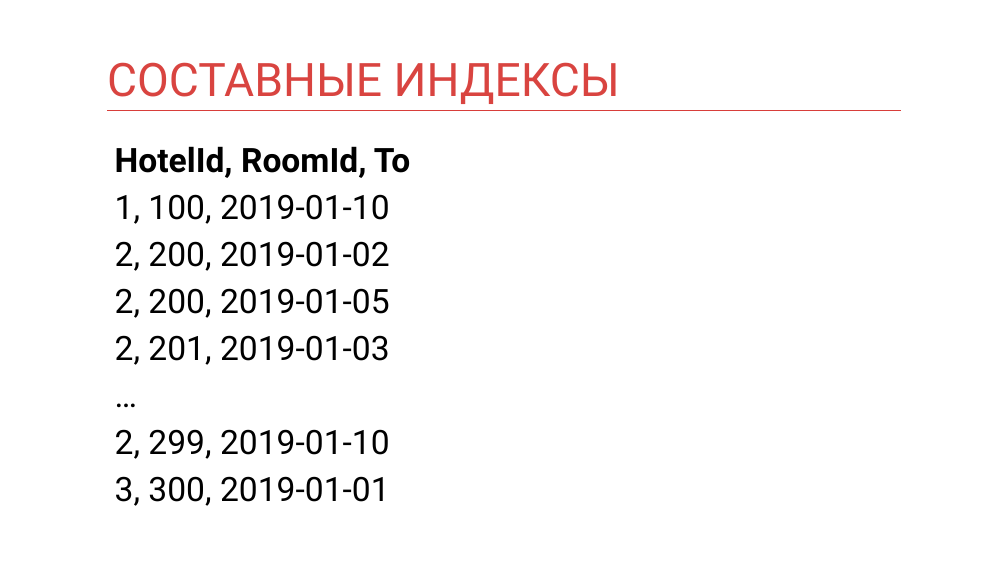
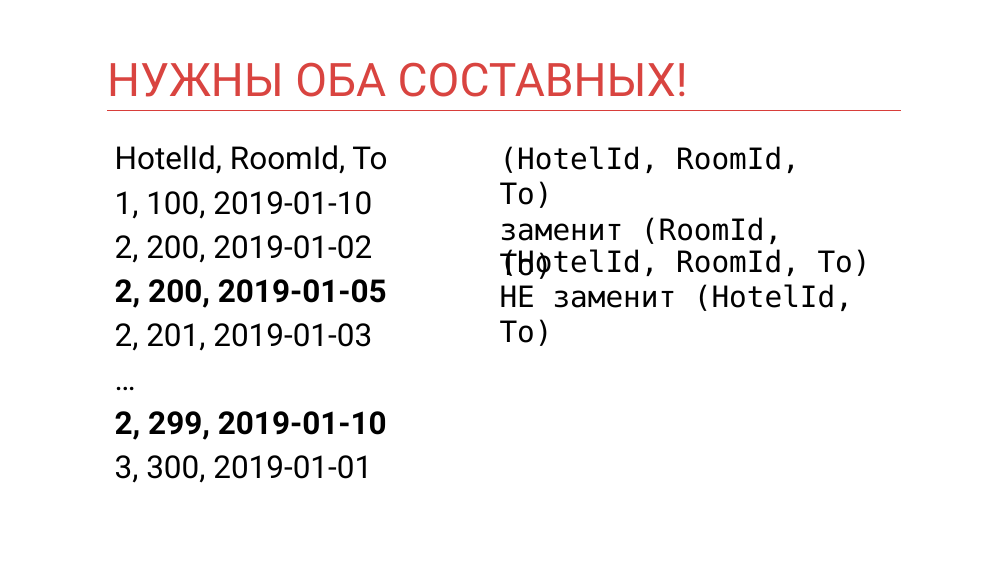
Before and after one commit to mnenorm74/web-game, a slide deck: slide 66 of db.pptx. Drawn at 1008x567 pixels with LibreOffice and Linux fonts; fonts in the diff are those of the drawing. Boxes give left, top, right and bottom in pixels: in the first picture for what was removed or moved away, otherwise in the second. Text is boxed around its words. In the diff, an @@ line names an element or a change of style, - is before the commit and + after.

```diff
--- a/db.pptx
+++ b/db.pptx
@@ title at (107,62,688,97): text changed @@
-СОСТАВНЫЕ ИНДЕКСЫ
+НУЖНЫ ОБА СОСТАВНЫХ!
@@ text "HotelId, RoomId, To" at (115,145,387,483): size 32 to 30 pt; bold off in "HotelId, RoomId, To"; bold on in "2, 200, 2019-01-05", "2, 299, 2019-01-10" @@
@@ text added at (500,146,871,276), 28 pt, text #000000 @@
+(HotelId, RoomId, To)
+заменит (RoomId, To)
@@ text added at (500,249,853,346), 28 pt, text #000000 @@
+(HotelId, RoomId, To)
+НЕ заменит (HotelId, To)
```
Also in this commit, not shown: 3 other files.
